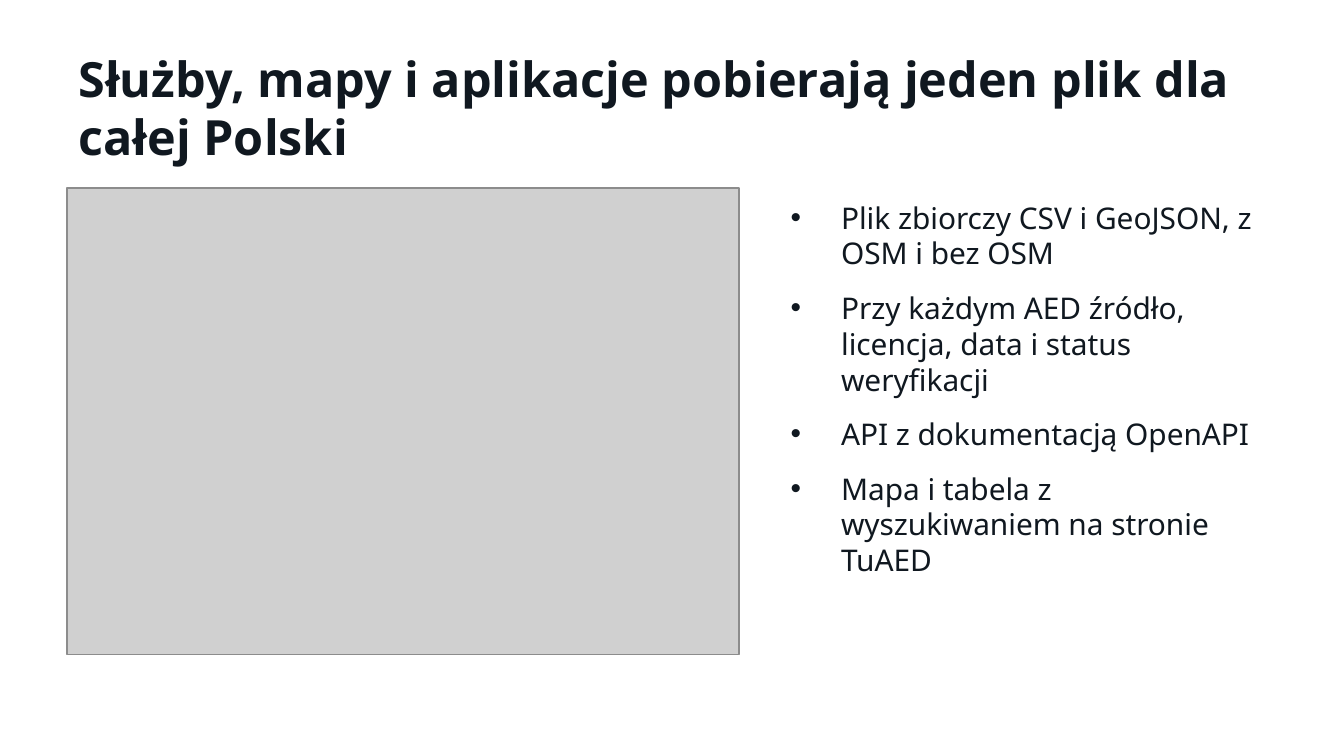
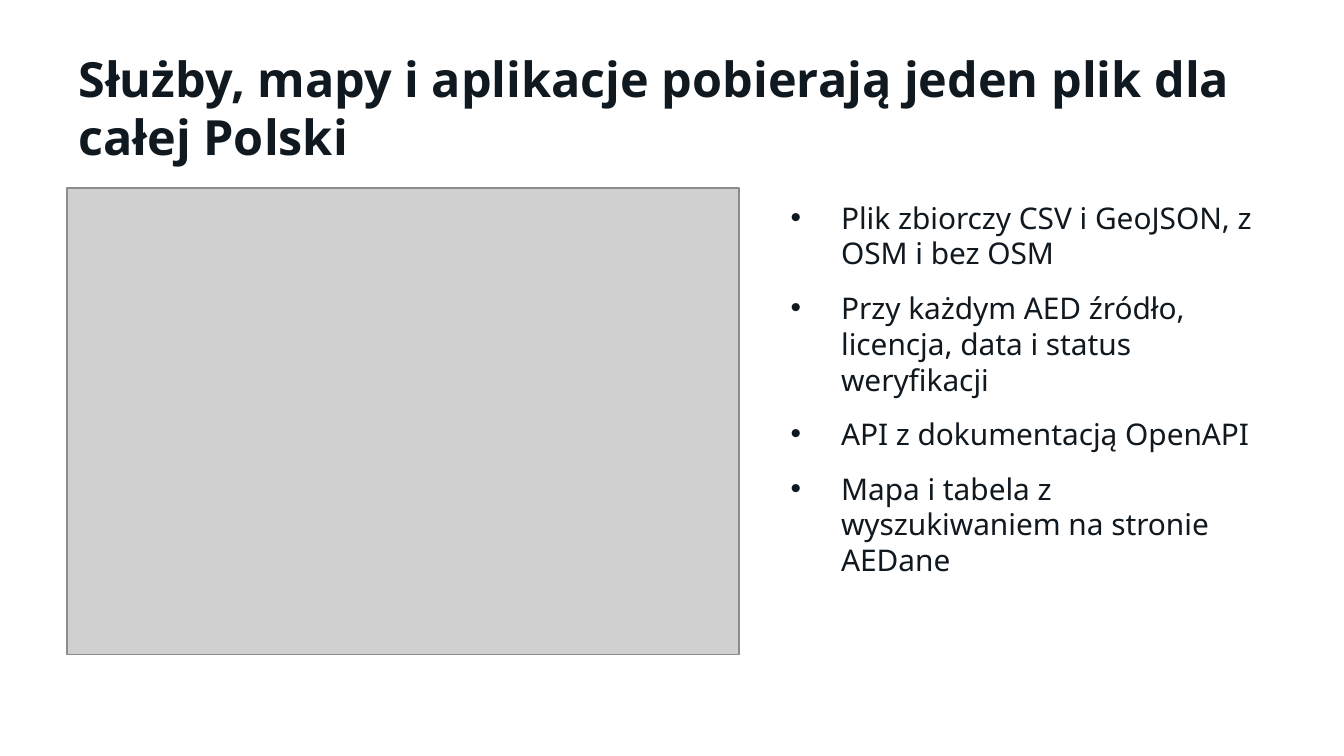
Before and after one commit to LastMinuteGameStudio/hacknation, a slide deck: slide 12 of prezentacja/AEDane – Misja AED (HackNation 2026).pptx (slide 10 before the commit). Drawn at 1344x756 pixels with LibreOffice and Linux fonts; fonts in the diff are those of the drawing; grey boxes stand for pictures. Boxes give left, top, right and bottom in pixels: in the first picture for what was removed or moved away, otherwise in the second. Text is boxed around its words. In the diff, an @@ line names an element or a change of style, - is before the commit and + after.

```diff
--- a/prezentacja/AEDane – Misja AED (HackNation 2026).pptx
+++ b/prezentacja/AEDane – Misja AED (HackNation 2026).pptx
@@ text at <box>841,477,1209,572</box>: text changed @@
-• Mapa i tabela z wyszukiwaniem na stronie TuAED
+• Mapa i tabela z wyszukiwaniem na stronie AEDane
```
Also in this commit, not shown: 3 other slides changed, 2 slides added.
